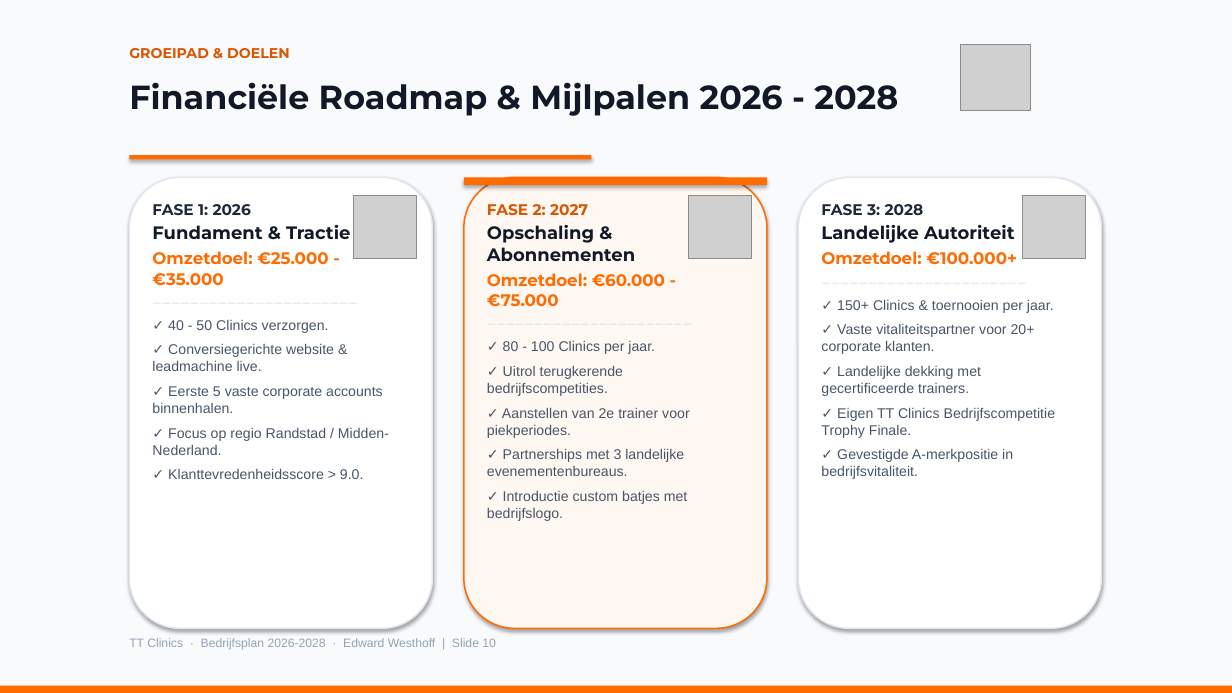
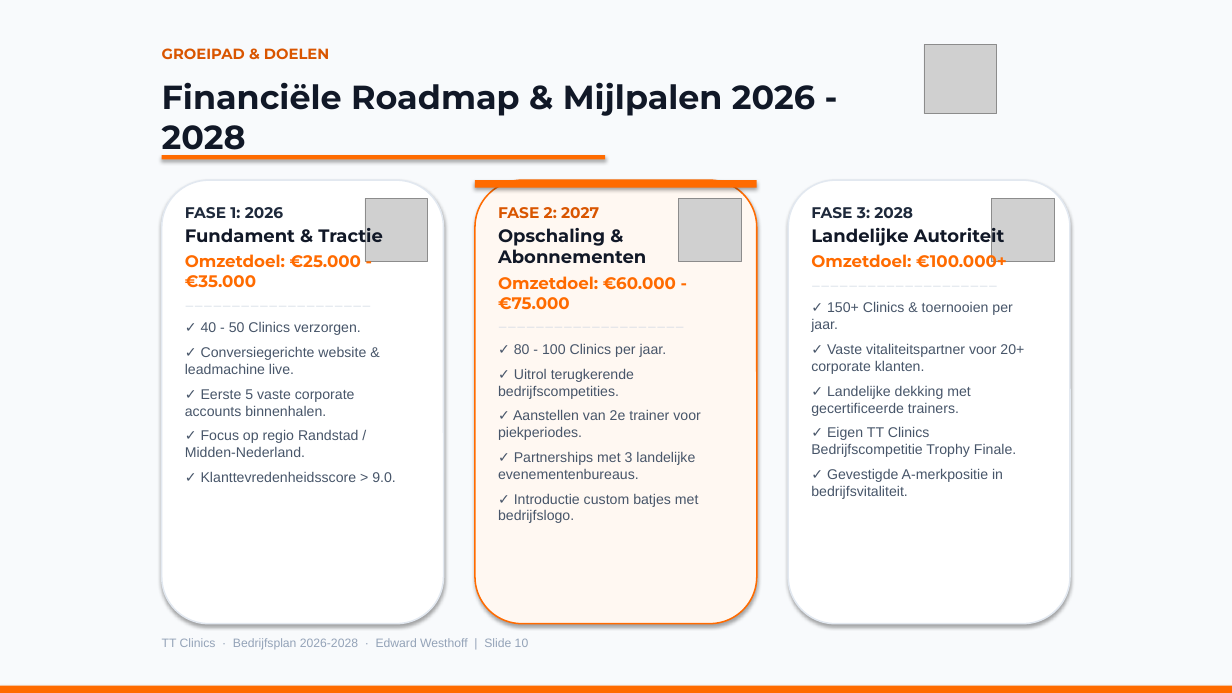
Before and after one commit to radder1972/TTClinics, a slide deck: slide 10 of TT_Clinics_Bedrijfsplan.pptx. Drawn at 1232x693 pixels with LibreOffice and Linux fonts; fonts in the diff are those of the drawing; grey boxes stand for pictures. Boxes give left, top, right and bottom in pixels: in the first picture for what was removed or moved away, otherwise in the second. Text is boxed around its words. In the diff, an @@ line names an element or a change of style, - is before the commit and + after.

Commit message:
Align icons with website SVG style, enlarge Edward photo and typography, and increase slide inner margins

```diff
--- a/TT_Clinics_Bedrijfsplan.pptx
+++ b/TT_Clinics_Bedrijfsplan.pptx
@@ text "GROEIPAD & DOELEN": place and size @@
-text "GROEIPAD & DOELEN" at (129, 48, 290, 58)
+text "GROEIPAD & DOELEN" at (162, 48, 329, 59)
@@ text "GROEIPAD & DOELEN" at (162, 48, 329, 59): size 11 to 11.5 pt @@
@@ picture: place and size @@
-picture at (961, 44, 1031, 111)
+picture at (924, 44, 997, 114)
@@ text "Financiële Roadmap & Mijlpalen 2026 ..." rewrapped from (129, 82, 898, 116) to (162, 82, 815, 157) @@
@@ rectangle: place and size @@
-rectangle at (129, 155, 592, 159)
+rectangle at (162, 155, 605, 159)
@@ rounded rectangle: place and size @@
-rounded rectangle at (129, 177, 433, 628)
+rounded rectangle at (162, 180, 444, 624)
@@ text at (185, 207, 396, 482): text changed @@
-——————————————————————
+————————————————————
@@ text "FASE 1: 2026": place and size @@
-text "FASE 1: 2026" at (152, 204, 389, 479)
+text "FASE 1: 2026" at (185, 207, 396, 482)
@@ picture: place and size @@
-picture at (354, 196, 417, 259)
+picture at (365, 199, 428, 262)
@@ rounded rectangle: place and size @@
-rounded rectangle at (464, 177, 767, 628)
+rounded rectangle at (475, 180, 757, 624)
@@ rectangle: place and size @@
-rectangle at (464, 177, 767, 185)
+rectangle at (475, 180, 757, 188)
@@ text at (498, 207, 701, 523): text changed @@
-——————————————————————
+————————————————————
@@ text "FASE 2: 2027": place and size @@
-text "FASE 2: 2027" at (487, 204, 690, 521)
+text "FASE 2: 2027" at (498, 207, 701, 523)
@@ picture: place and size @@
-picture at (689, 196, 751, 259)
+picture at (678, 199, 741, 262)
@@ rounded rectangle: place and size @@
-rounded rectangle at (799, 177, 1102, 628)
+rounded rectangle at (788, 180, 1070, 624)
@@ text at (811, 207, 1024, 499): text changed @@
-——————————————————————
+————————————————————
@@ text "FASE 3: 2028": place and size @@
-text "FASE 3: 2028" at (821, 204, 1056, 479)
+text "FASE 3: 2028" at (811, 207, 1024, 499)
@@ picture: place and size @@
-picture at (1023, 196, 1086, 259)
+picture at (992, 199, 1055, 262)
@@ text "TT Clinics · Bedrijfsplan 2026-2028 ...": place and size @@
-text "TT Clinics · Bedrijfsplan 2026-2028 ..." at (129, 638, 496, 650)
+text "TT Clinics · Bedrijfsplan 2026-2028 ..." at (162, 638, 529, 650)
```
Also in this commit, not shown: 10 other slides changed, 8 other files.
